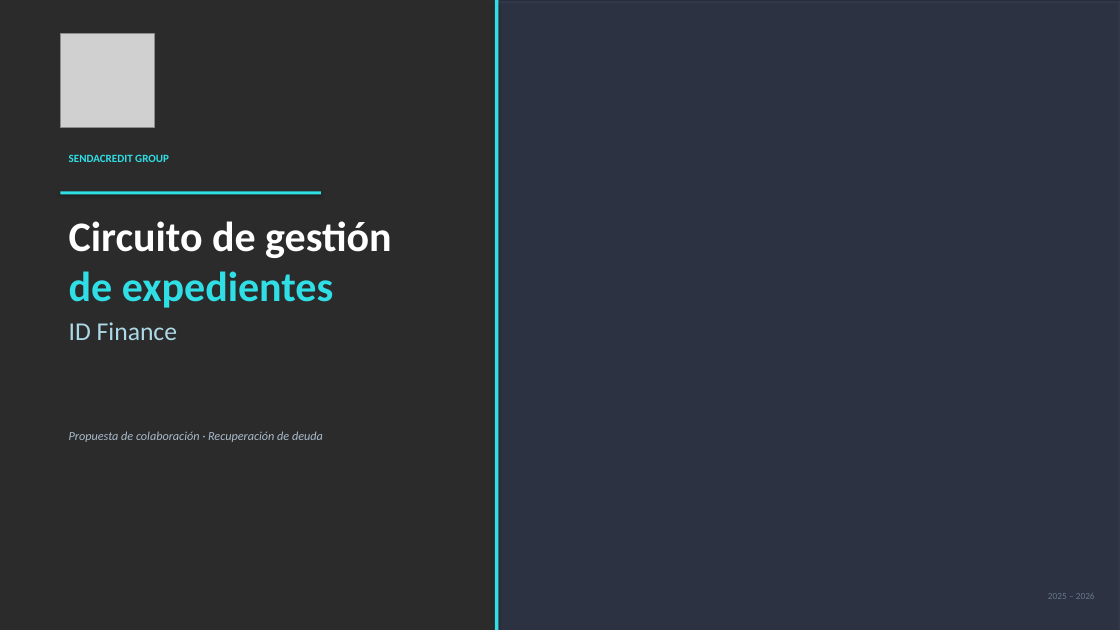
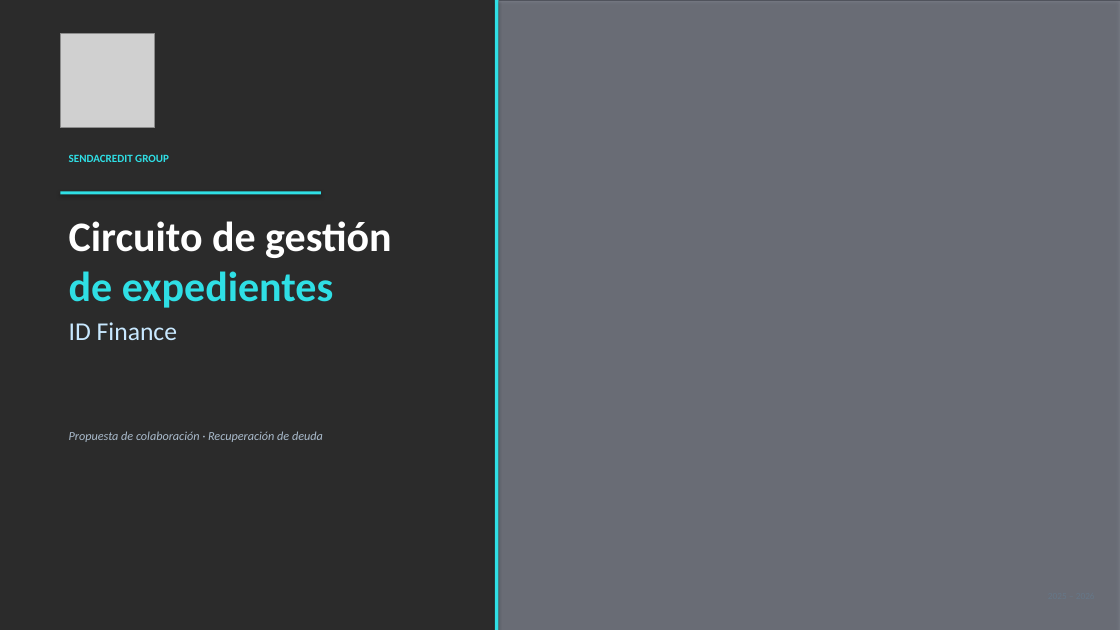
Before and after one commit to alejandroas010/alepixel-web, a slide deck: slide 1 of sendacredit_propuesta.pptx. Drawn at 1120x630 pixels with LibreOffice and Linux fonts; fonts in the diff are those of the drawing; grey boxes stand for pictures; background and template pictures are left out; a plain dark background stands for a picture behind light text. Boxes give left, top, right and bottom in pixels: in the first picture for what was removed or moved away, otherwise in the second. Text is boxed around its words. In the diff, an @@ line names an element or a change of style, - is before the commit and + after.

```diff
--- a/sendacredit_propuesta.pptx
+++ b/sendacredit_propuesta.pptx
@@ rectangle at (498,0,1120,630): fill #060E24 at 74% opacity to #060E24 at 42% opacity @@
@@ text at (69,322,177,340): text colour #ADD8E6 to #C8E8FF in "ID Finance" @@
```
Also in this commit, not shown: 6 other slides changed.
